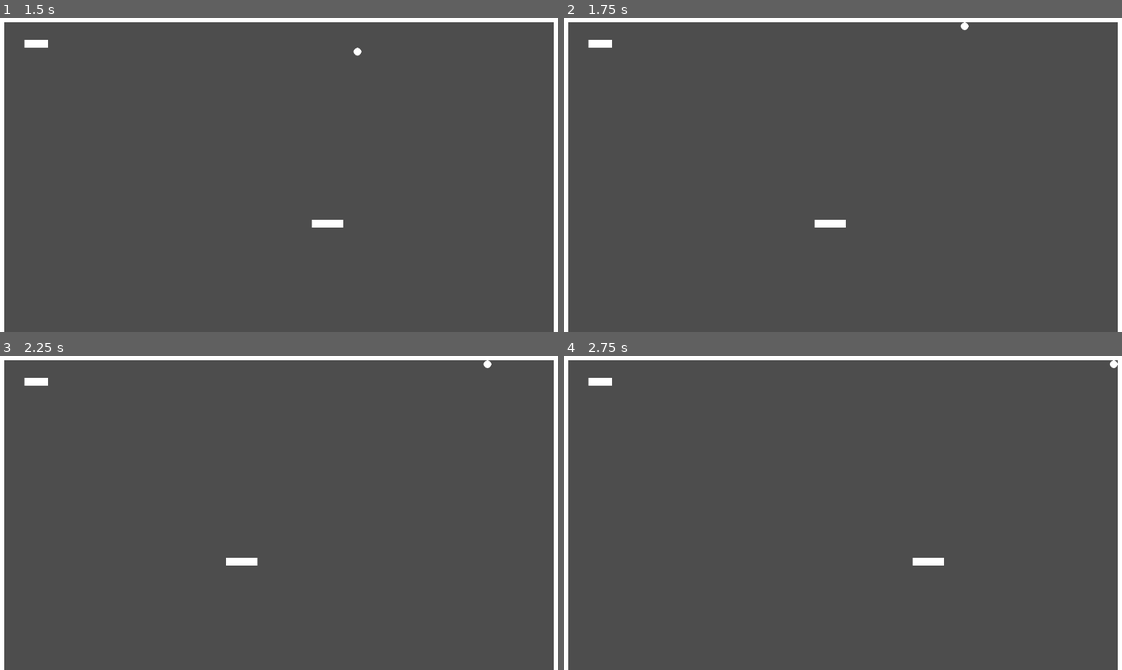
Above: before the commit, frames 1-4 (two rows, left to right).
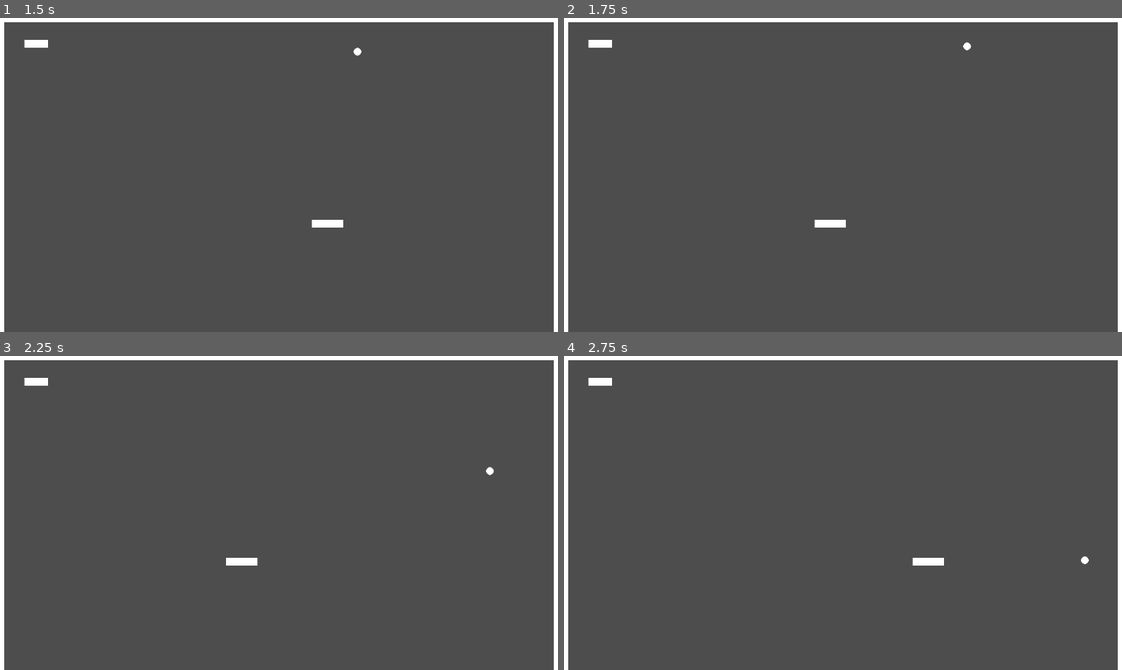
Above: after the commit, the same moments.

Repository: iocafe87/pong
Game: Godot game, scene res://scene/world.tscn
The game is run twice, just before and just after one commit, with the same random seed, the same clock (stepped at 60 frames per second) and the same inputs.
Inputs:
- Up to frame 1 (1.5 s): tap Enter at 0.5 s; hold D (move_right) 0.53-1.28 s; hold Space (shoot) 0.53-1.28 s; hold A (move_left) from 1.28 s (still down); tap Space (shoot) at 1.35 s
- Up to frame 2 (1.75 s): keep holding A (move_left)
- Up to frame 3 (2.25 s): release A (move_left) at 2.03 s; hold D (move_right) from 2.03 s (still down); hold Space (shoot) from 2.03 s (still down)
- Up to frame 4 (2.75 s): keep holding D (move_right); keep holding Space (shoot)

Frame 1 is identical in both runs. In frame 2, less than 0.1% of the frame differs, in the area x 71-74%, y 1-11%; in frame 3, less than 0.1%; in frame 4, less than 0.1%.

Commit message:
增加基于碰撞时法线的反弹方向向量的移动

Diff:
--- a/script/world.gd
+++ b/script/world.gd
@@ -9,13 +9,15 @@
 ## 平台和ball左右移动的速度系数
 @export var MOVE_SPEED: float = 500.0
 ## ball飞行的速度
-@export var BALL_SPEED: float = 30000.0
+@export var BALL_SPEED: float = 500.0
 ## ball是否已经发射
 var isShoot: bool = false
 ## 斜上45度或135度的方向
 var i: int = 0
 var deg: float = 45.0
 var angle: float = 0.0
+## 移动的向量
+var dir: Vector2 = Vector2.ZERO
 
 
 func _ready() -> void:
@@ -49,12 +51,23 @@
 		## 如果ball还未发射过，那么也可以跟着平台一起移动
 		ball.position.x = ball.position.x + trend
 
+func _physics_process(delta: float) -> void:
 	## 小球开始移动了
 	if isShoot:
-		## 方向向量
-		var dir: Vector2 = Vector2(cos(angle), -sin(angle))
+
 		ball.velocity = dir * BALL_SPEED * delta
-		ball.move_and_slide()
+		var coll: KinematicCollision2D = ball.move_and_collide(ball.velocity)
+
+		## 碰撞检测
+		if coll:
+			## 获取碰撞点的法线
+			var nor: Vector2 = coll.get_normal()
+			## 以法线为中线的反向向量
+			dir = ball.velocity.bounce(nor).normalized()
+
+			ball.velocity = dir * BALL_SPEED * delta
+			ball.move_and_collide(ball.velocity)
+
 
 func _unhandled_input(event: InputEvent) -> void:
 	## 处理发射事件
@@ -66,3 +79,5 @@
 		## 按 45度 or 135度 角发射出去，转为弧度
 		deg = 45.0 if i else 135.0
 		angle = deg_to_rad(deg)
+		## 第一次的方向向量
+		dir = Vector2(cos(angle), -sin(angle)).normalized()
